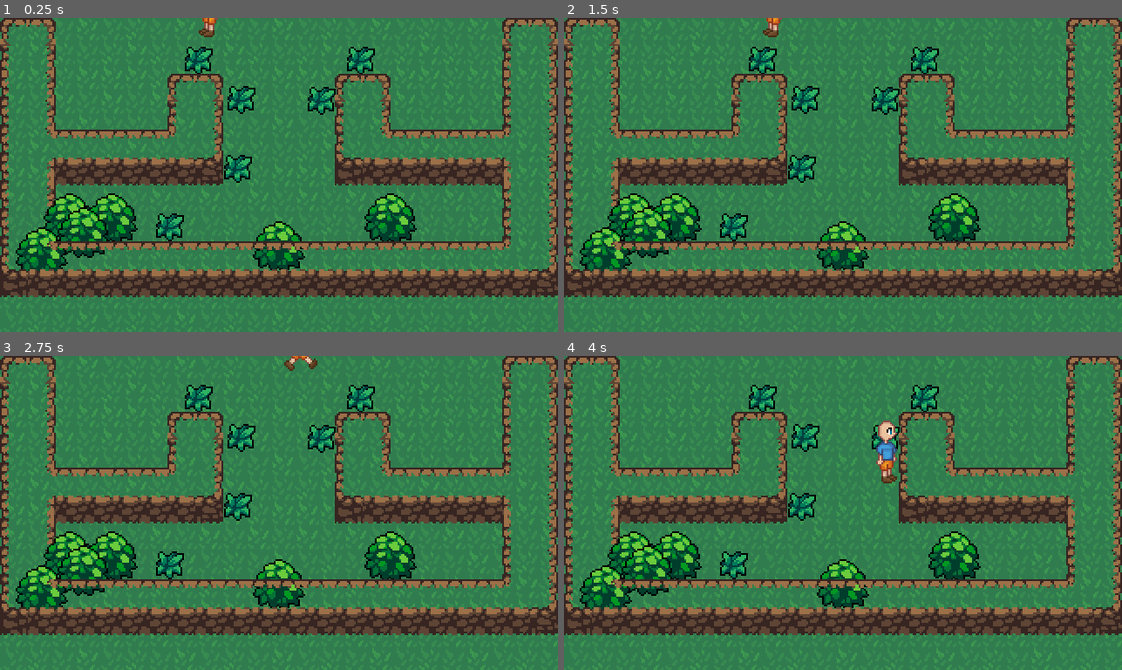
Above: before the commit, frames 1-4 (two rows, left to right).
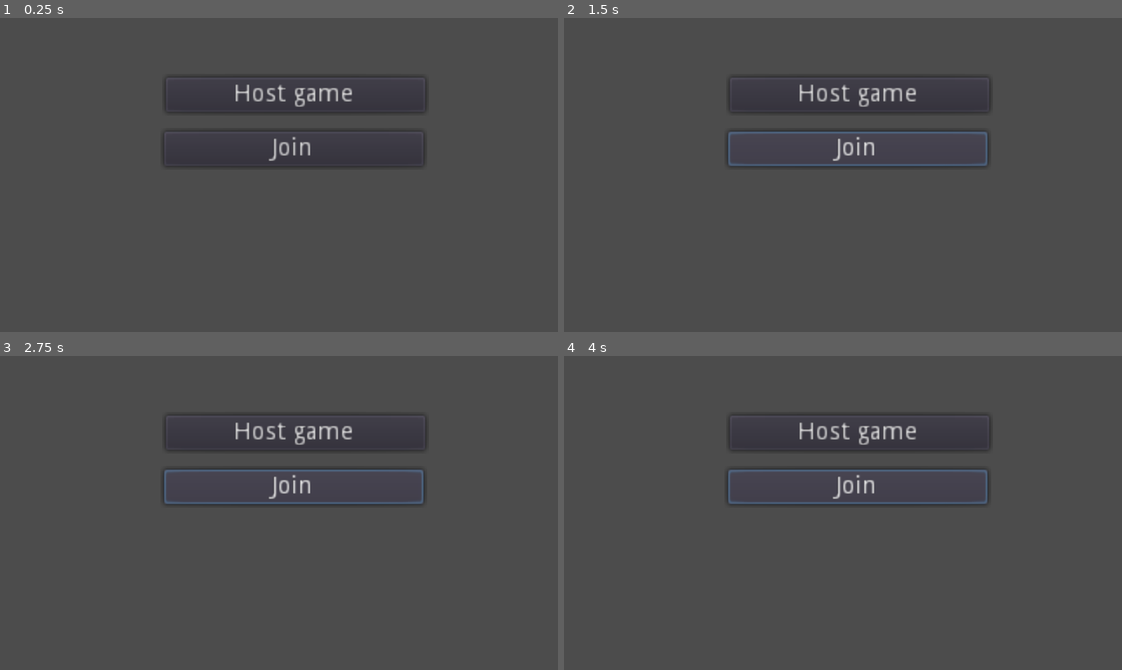
Above: after the commit, the same moments.

Repository: Rinkachirukuki/CityGame
Game: Godot game, scene res://Lobby/Lobby.tscn
Two runs of this game, one before a commit and one after it. Both use one fixed random seed, a clock stepped at 60 frames per second and the inputs below. Before the commit the project starts from res://World/World.tscn.
Inputs (mouse positions are in pixels of both pictures, inside the frame that each line leads up to):
- Up to frame 1 (0.25 s): no input
- Up to frame 2 (1.5 s): click (859, 93) at 0.5 s, where only the run after the commit has a clickable "Host game"; click (859, 146) at 1.25 s, where only the run after the commit has a clickable "Join"
- Up to frame 3 (2.75 s): hold Right (ui_right) from 2.03 s (still down)
- Up to frame 4 (4 s): release Right (ui_right) at 2.78 s; hold Down (ui_down) 2.78-3.53 s; hold Right (ui_right) from 3.53 s (still down)

The runs differ from the first frame. In frame 1, 94% of the frame differs, in the area x 0-100%, y 0-100%; in frame 2, 94%; in frame 3, 94%; in frame 4, 94%.

Commit message:
server-client connection v 1 (2 players)
pos sync

Diff:
--- /dev/null
+++ b/Lobby/Lobby.gd
@@ -0,0 +1,23 @@
+extends Node2D
+
+func _ready():
+	get_tree().connect("network_peer_connected", self,"_player_connected")
+
+
+func _on_ButtonHost_pressed():
+	var net = NetworkedMultiplayerENet.new();
+	net.create_server(6969,2)
+	get_tree().set_network_peer(net)
+	print("hosting")
+
+
+func _on_ButtonConnect_pressed():
+	var net = NetworkedMultiplayerENet.new()
+	net.create_client("127.0.0.1",6969)
+	get_tree().set_network_peer(net)
+
+func _player_connected(id):
+	Globals.player2id = id;
+	var game = preload("res://World/World.tscn").instance()
+	get_tree().get_root().add_child(game)
+	hide()
--- /dev/null
+++ b/Lobby/Lobby.tscn
@@ -0,0 +1,28 @@
+[gd_scene load_steps=2 format=2]
+
+[ext_resource path="res://Lobby/Lobby.gd" type="Script" id=1]
+
+[node name="Lobby" type="Node2D"]
+script = ExtResource( 1 )
+
+[node name="ButtonHost" type="Button" parent="."]
+margin_left = 94.8592
+margin_top = 33.5075
+margin_right = 243.859
+margin_bottom = 53.5075
+text = "Host game"
+__meta__ = {
+"_edit_use_anchors_": false
+}
+
+[node name="ButtonConnect" type="Button" parent="."]
+margin_left = 94.3872
+margin_top = 64.6553
+margin_right = 243.387
+margin_bottom = 84.6553
+text = "Join"
+__meta__ = {
+"_edit_use_anchors_": false
+}
+[connection signal="pressed" from="ButtonHost" to="." method="_on_ButtonHost_pressed"]
+[connection signal="pressed" from="ButtonConnect" to="." method="_on_ButtonConnect_pressed"]
--- a/Player/Player.gd
+++ b/Player/Player.gd
@@ -22,6 +22,7 @@
 	animationTree.active = true
 
 func _process(delta):
+
 	match state:
 		MOVE:
 			move_state(delta)
@@ -29,6 +30,9 @@
 			pass
 		ATTACK:
 			attack_state(delta)
+
+remote func _set_position(pos):
+	global_transform.origin = pos
 
 func move_state(delta):
 	var input_vector = Vector2.ZERO
@@ -46,9 +50,11 @@
 		animationState.travel("Idle")
 		velocity = velocity.move_toward(Vector2.ZERO, FRICTION * delta)
 
-	print(velocity)
+	if input_vector != Vector2():
+			if is_network_master():
+				velocity = move_and_slide(velocity)
+			rpc_unreliable("_set_position",global_transform.origin)
 
-	velocity = move_and_slide(velocity)
 	if Input.is_action_just_pressed("attack"):
 		state = ATTACK
 
--- /dev/null
+++ b/World/World.gd
@@ -0,0 +1,21 @@
+extends YSort
+
+onready var player1pos = $Player1pos
+onready var player2pos = $Player2pos
+
+# Called when the node enters the scene tree for the first time.
+func _ready():
+	var player1 = preload("res://Player/Player.tscn").instance()
+	player1.set_name(str(get_tree().get_network_unique_id()))
+	player1.set_network_master(get_tree().get_network_unique_id())
+	player1.global_transform = player1pos.global_transform
+	add_child(player1)
+
+	var player2 = preload("res://Player/Player.tscn").instance()
+	player2.set_name(str(Globals.player2id))
+	player2.set_network_master(Globals.player2id)
+	player2.global_transform = player2pos.global_transform
+	add_child(player2)
+# Called every frame. 'delta' is the elapsed time since the previous frame.
+#func _process(delta):
+#	pass
--- a/World/World.tscn
+++ b/World/World.tscn
@@ -1,11 +1,11 @@
 [gd_scene load_steps=56 format=2]
 
-[ext_resource path="res://Player/Player.tscn" type="PackedScene" id=1]
 [ext_resource path="res://World/Bush.tscn" type="PackedScene" id=2]
 [ext_resource path="res://World/GrassBackground.png" type="Texture" id=3]
 [ext_resource path="res://World/DirtTileset.png" type="Texture" id=4]
 [ext_resource path="res://World/CliffTileset.png" type="Texture" id=5]
 [ext_resource path="res://World/Grass.tscn" type="PackedScene" id=6]
+[ext_resource path="res://World/World.gd" type="Script" id=7]
 
 [sub_resource type="TileSet" id=1]
 0/name = "DirtTileset.png 0"
@@ -482,11 +482,9 @@
 0/z_index = 0
 
 [node name="World" type="YSort"]
+script = ExtResource( 7 )
 
 [node name="YSort" type="YSort" parent="."]
-
-[node name="Player" parent="YSort" instance=ExtResource( 1 )]
-position = Vector2( 120, 8 )
 
 [node name="Bushes" type="YSort" parent="YSort"]
 
@@ -551,3 +549,9 @@
 collision_mask = 0
 format = 1
 tile_data = PoolIntArray( 0, 0, 3, 9, 0, 3, 65536, 0, 65539, 65539, 0, 3, 65542, 0, 3, 65545, 0, 65539, 131072, 0, 2621 …(363 unchanged characters)…
+
+[node name="Player1pos" type="Position2D" parent="."]
+position = Vector2( 256.733, 39.6426 )
+
+[node name="Player2pos" type="Position2D" parent="."]
+position = Vector2( 64.6553, 38.6988 )
--- /dev/null
+++ b/globals.gd
@@ -0,0 +1,12 @@
+extends Node
+
+var player2id = -1
+
+# Called when the node enters the scene tree for the first time.
+func _ready():
+	pass # Replace with function body.
+
+
+# Called every frame. 'delta' is the elapsed time since the previous frame.
+#func _process(delta):
+#	pass
--- a/project.godot
+++ b/project.godot
@@ -16,8 +16,12 @@
 [application]
 
 config/name="City Game"
-run/main_scene="res://World/World.tscn"
+run/main_scene="res://Lobby/Lobby.tscn"
 config/icon="res://icon.png"
+
+[autoload]
+
+Globals="*res://globals.gd"
 
 [display]
 
